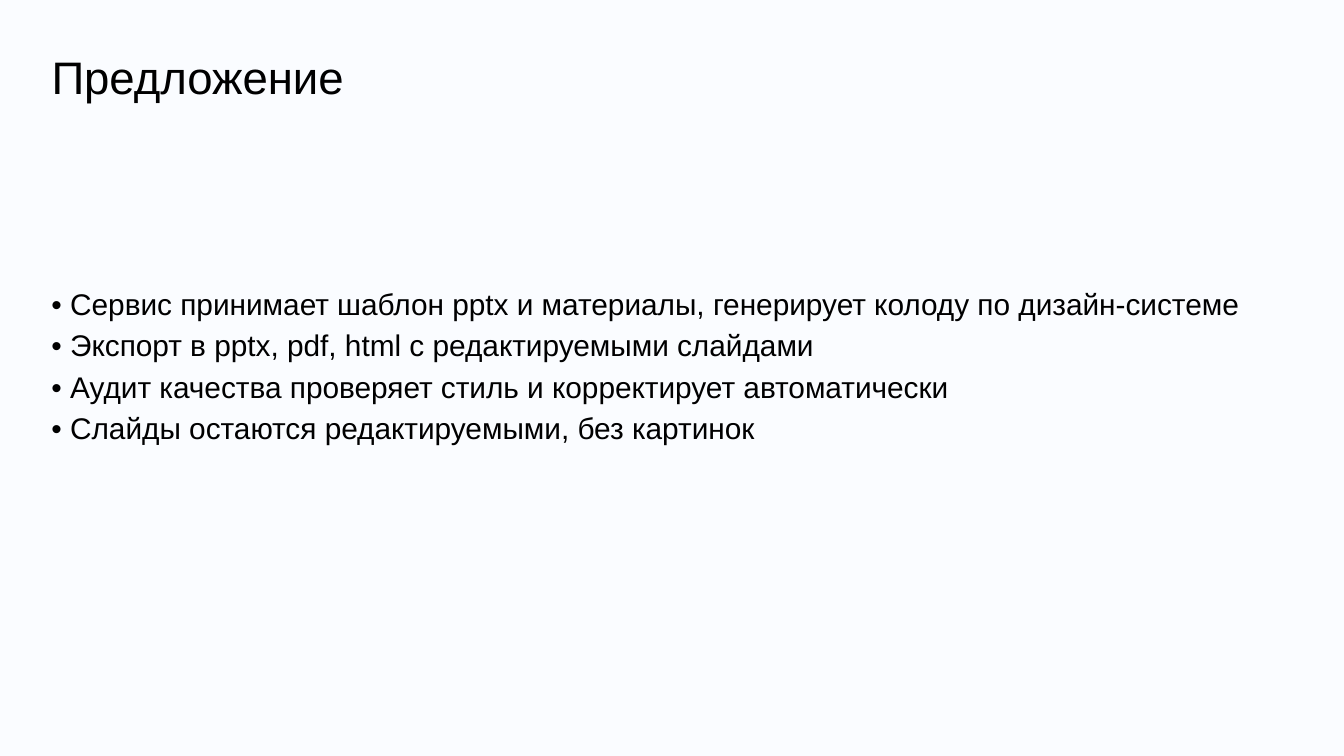
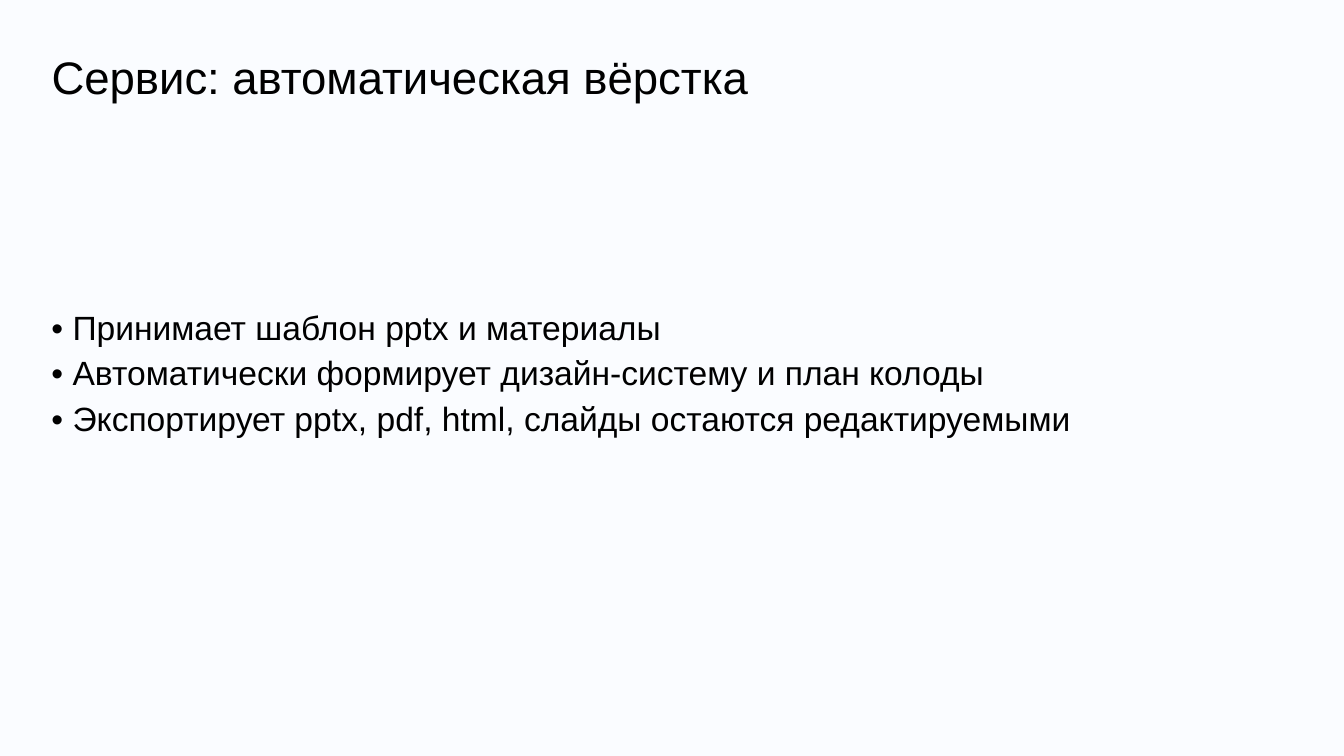
Before and after one commit to DiFoxenGit/-VKTechHackathon, a slide deck: slide 3 of samples/VK_Tech_шаблон__classic.pptx. Drawn at 1344x756 pixels with LibreOffice and Linux fonts; fonts in the diff are those of the drawing; background and template pictures are left out. Boxes give left, top, right and bottom in pixels: in the first picture for what was removed or moved away, otherwise in the second. Text is boxed around its words. In the diff, an @@ line names an element or a change of style, - is before the commit and + after.

```diff
--- a/samples/VK_Tech_шаблон__classic.pptx
+++ b/samples/VK_Tech_шаблон__classic.pptx
@@ text at [52, 62, 748, 103]: text changed @@
-Предложение
+Сервис: автоматическая вёрстка
@@ text at [73, 315, 1071, 437]: text changed; size 16 to 18 pt @@
-• Сервис принимает шаблон pptx и материалы, генерирует колоду по дизайн‑системе
-• Экспорт в pptx, pdf, html с редактируемыми слайдами
-• Аудит качества проверяет стиль и корректирует автоматически
-• Слайды остаются редактируемыми, без картинок
+• Принимает шаблон pptx и материалы
+• Автоматически формирует дизайн-систему и план колоды
+• Экспортирует pptx, pdf, html, слайды остаются редактируемыми
```
Also in this commit, not shown: 3 other slides changed, 5 slides added, 5 slides removed, 19 other files.
